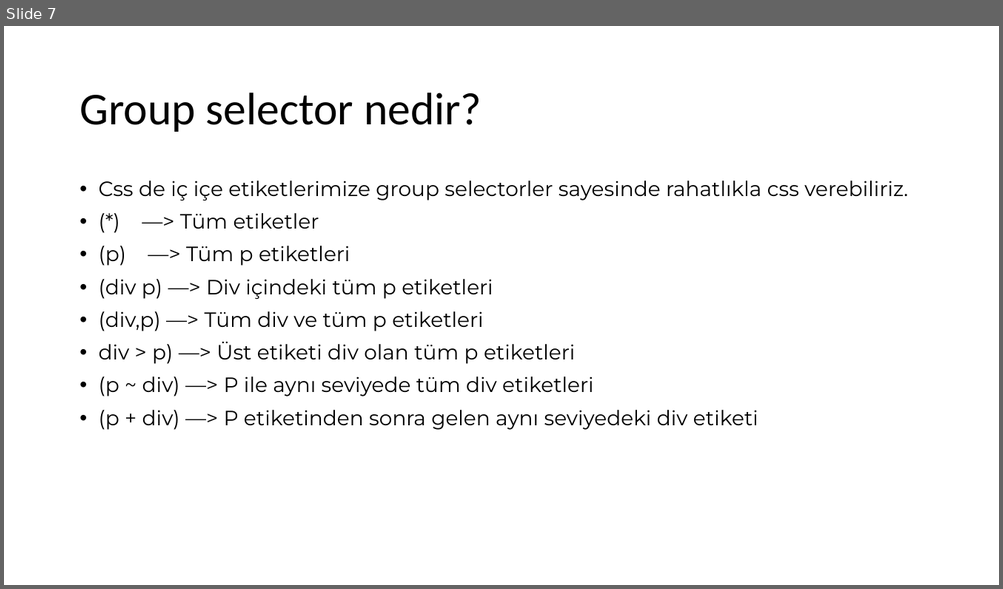
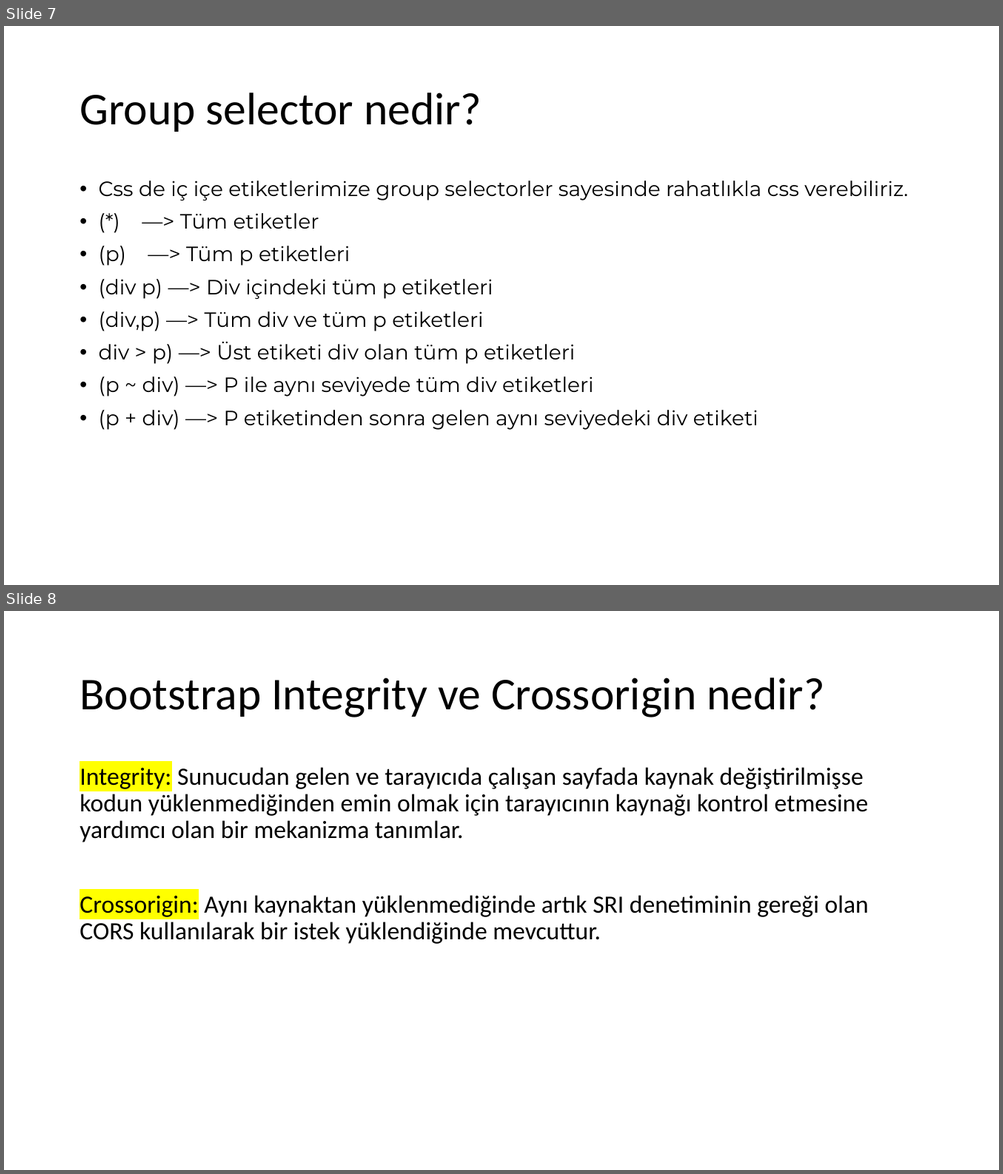
Before and after one commit to TechCareer-FrontEnd-1/tubisad-frontend-ArdicMehmet, a slide deck: research assignments.pptx. Shown one above the other, each under a label of ours: slide 7 before the commit, slides 7 and 8 after it. The pictures are 1003x589 and 1003x1174 pixels, drawn with LibreOffice and Linux fonts; fonts in the diff are those of the drawing. Boxes give left, top, right and bottom in pixels: in the first picture for what was removed or moved away, otherwise in the second. Text is boxed around its words. In the diff, an @@ line names an element or a change of style, - is before the commit and + after.

```diff
--- a/research assignments.pptx
+++ b/research assignments.pptx
@@ slide 8 added at [4, 611, 999, 1170], background #FFFFFF @@
@@ title added at [79, 678, 824, 718], 44 pt, text #000000 @@
+Bootstrap Integrity ve Crossorigin nedir?
@@ text added at [79, 767, 868, 944], 24 pt, text #000000 @@
+Integrity: Sunucudan gelen ve tarayıcıda çalışan sayfada kaynak değiştirilmişse kodun yüklenmediğinden emin olmak için tarayıcının kaynağı kontrol etmesine yardımcı olan bir mekanizma tanımlar.
+Crossorigin: Aynı kaynaktan yüklenmediğinde artık SRI denetiminin gereği olan CORS kullanılarak bir istek yüklendiğinde mevcuttur.
```
Also in this commit, not shown: 1 other slide added.
